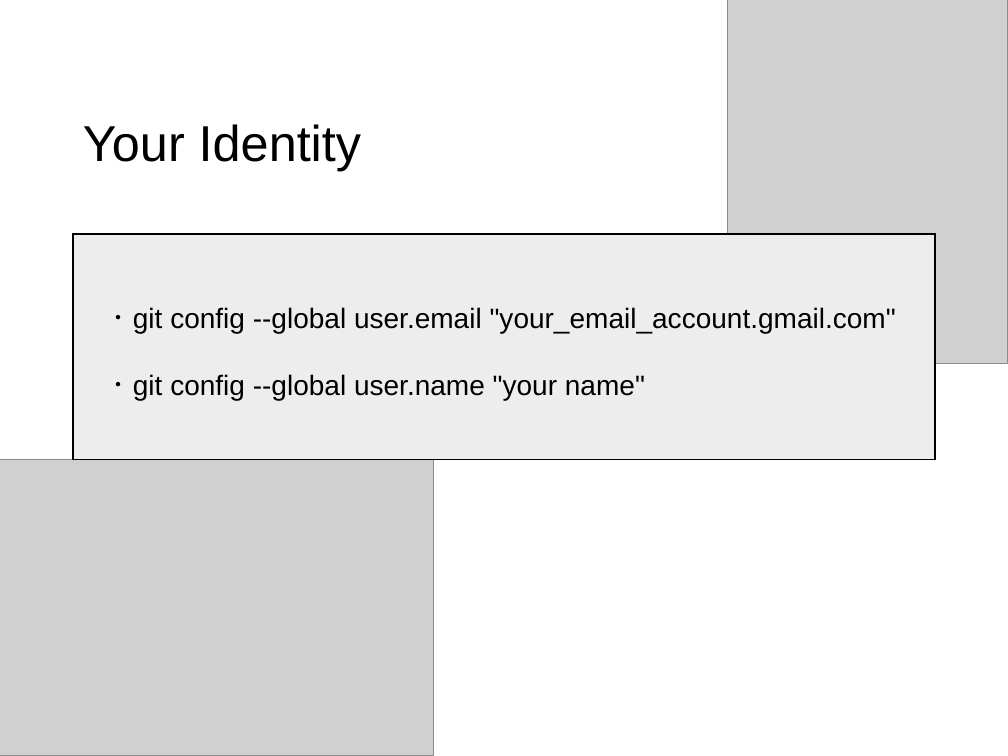
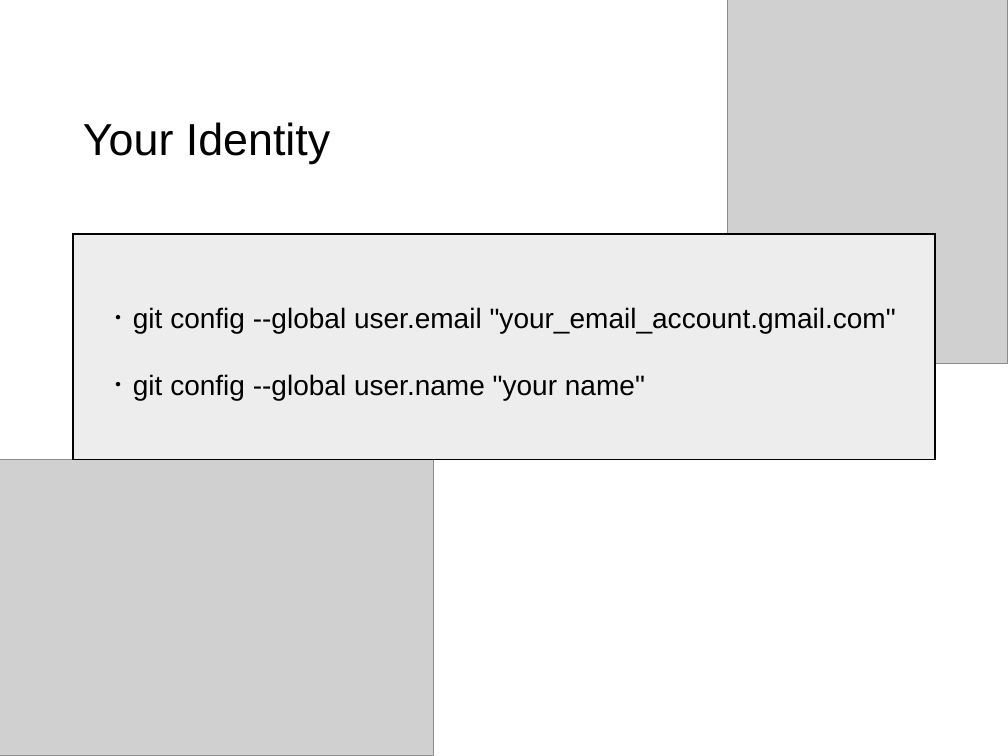
Before and after one commit to NCKU-BDA-2020/TA_Git_GitHub, a slide deck: slide 10 of TA_Class_III.pptx. Drawn at 1008x756 pixels with LibreOffice and Linux fonts; fonts in the diff are those of the drawing; grey boxes stand for pictures. Boxes give left, top, right and bottom in pixels: in the first picture for what was removed or moved away, otherwise in the second. Text is boxed around its words. In the diff, an @@ line names an element or a change of style, - is before the commit and + after.

```diff
--- a/TA_Class_III.pptx
+++ b/TA_Class_III.pptx
@@ text "Your Identity" at (83,122,330,164): size 36 to 32 pt @@
```
Also in this commit, not shown: 10 other slides changed, 15 slides removed.
